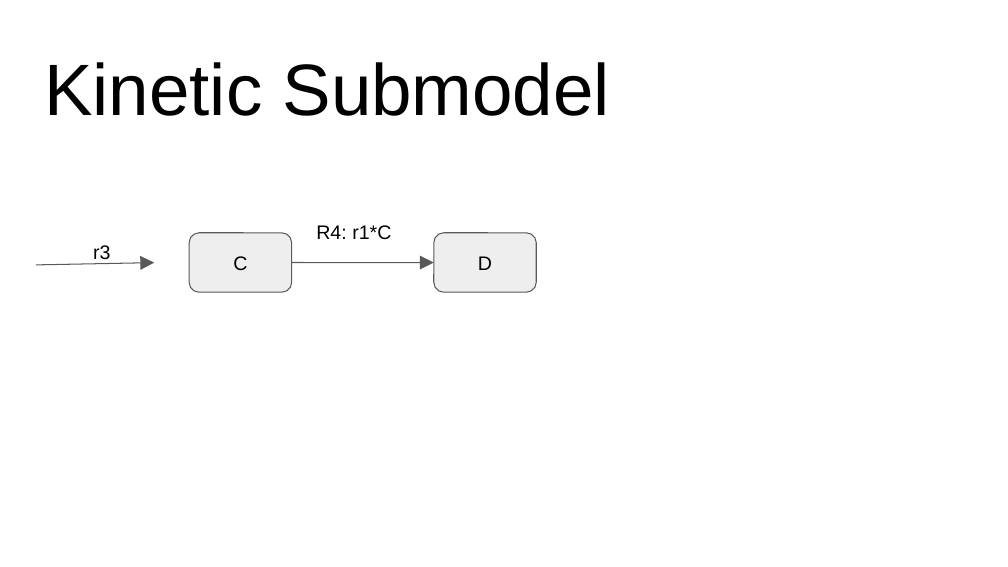
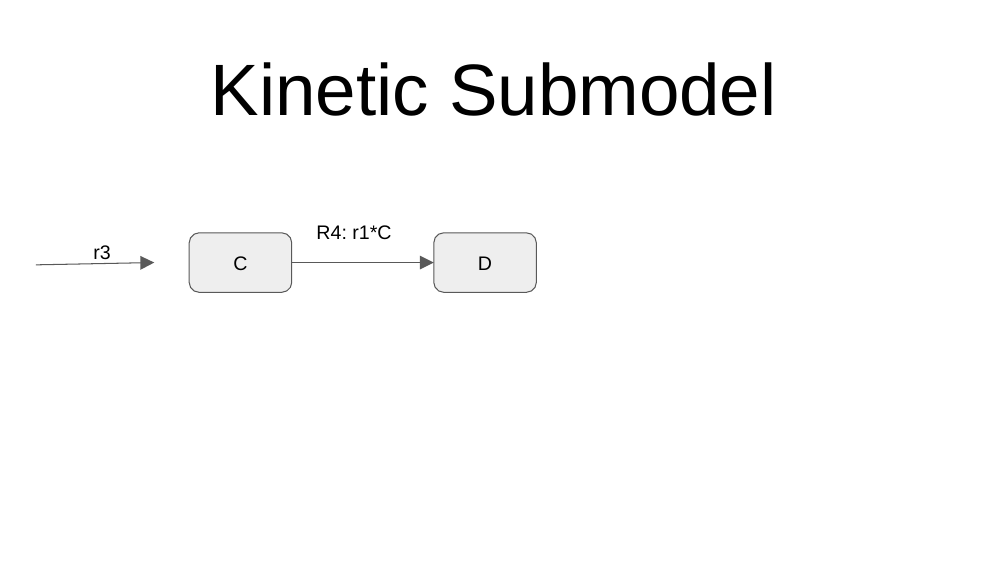
Before and after one commit to dagwa/wholecell-metabolism, a slide deck: slide 2 of mkoenig/python/metabolism/toymodel/Integrated Toy Model.pptx. Drawn at 1008x567 pixels with LibreOffice and Linux fonts; fonts in the diff are those of the drawing. Boxes give left, top, right and bottom in pixels: in the first picture for what was removed or moved away, otherwise in the second. Text is boxed around its words. In the diff, an @@ line names an element or a change of style, - is before the commit and + after.

```diff
--- a/mkoenig/python/metabolism/toymodel/Integrated Toy Model.pptx
+++ b/mkoenig/python/metabolism/toymodel/Integrated Toy Model.pptx
@@ title "Kinetic Submodel" at (211,62,776,116): alignment left to centre @@
@@ rounded rectangle "C" at (190,233,292,292): outline #595959 0.74 pt to #595959 0.75 pt @@
@@ rounded rectangle "D" at (433,233,536,292): outline #595959 0.74 pt to #595959 0.75 pt @@
@@ arrow (36, 265) - (154, 262): stroke #595959 0.74 pt to #595959 0.75 pt @@
```
Also in this commit, not shown: 4 other slides changed, 1 slide added, 5 other files.
